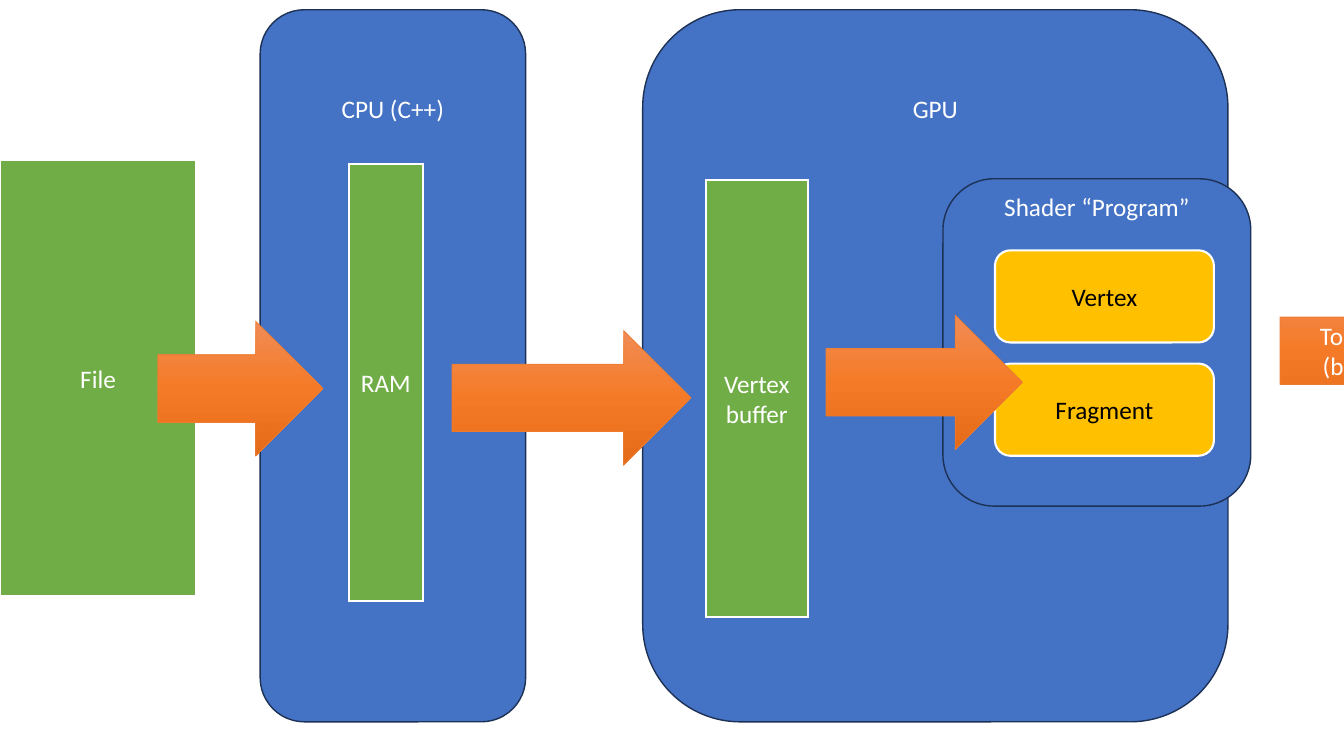
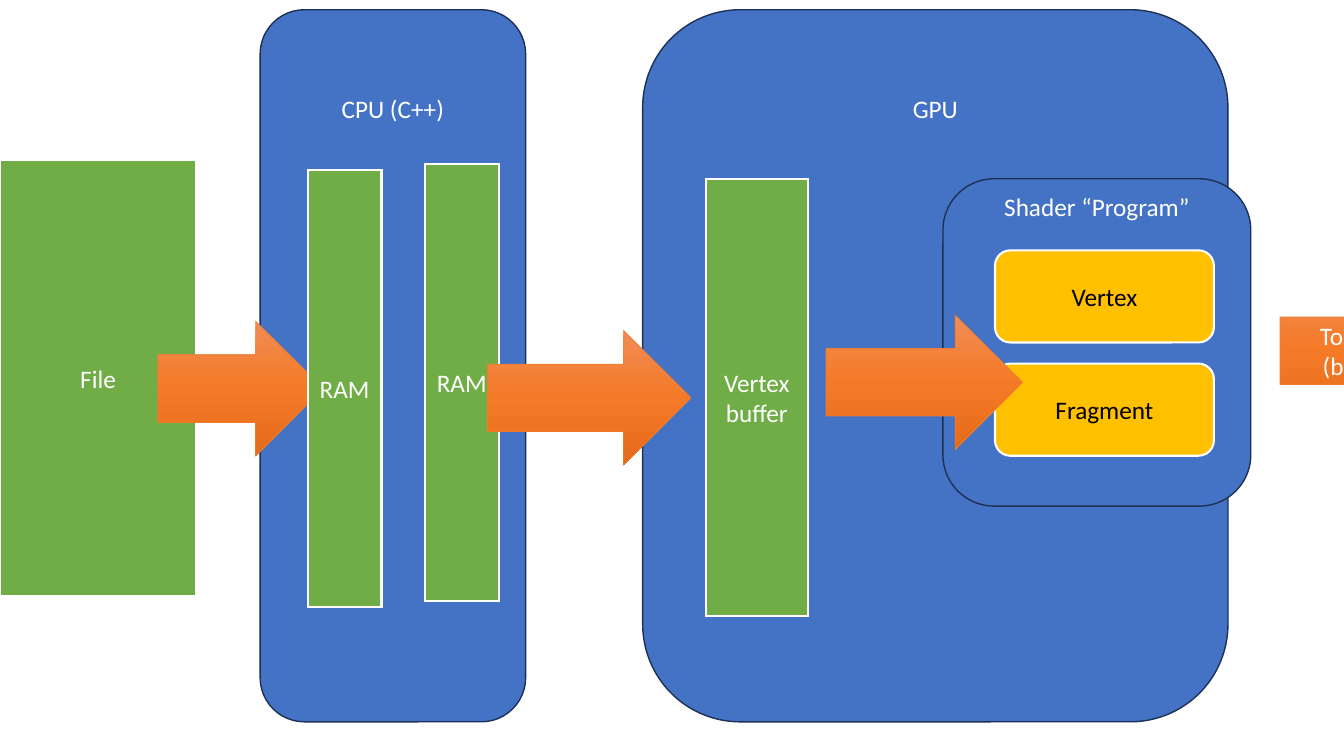
Before and after one commit to FeeneyCodes/INFO-3111--02--26S, a slide deck: slide 1 of Lectures/Day_02/Pipeline.pptx. Drawn at 1344x756 pixels with LibreOffice and Linux fonts; fonts in the diff are those of the drawing. Boxes give left, top, right and bottom in pixels: in the first picture for what was removed or moved away, otherwise in the second. Text is boxed around its words. In the diff, an @@ line names an element or a change of style, - is before the commit and + after.

```diff
--- a/Lectures/Day_02/Pipeline.pptx
+++ b/Lectures/Day_02/Pipeline.pptx
@@ rectangle added at bbox=[308, 170, 381, 607], fill #70AD47, outline #FFFFFF 1.5 pt, 18 pt, text #FFFFFF @@
+RAM
@@ rectangle "RAM": place and size @@
-rectangle "RAM" at bbox=[349, 164, 422, 601]
+rectangle "RAM" at bbox=[424, 164, 498, 601]
@@ right arrow: place and size @@
-right arrow at bbox=[452, 331, 691, 465]
+right arrow at bbox=[488, 331, 692, 465]
```
Also in this commit, not shown: 5 other files.
